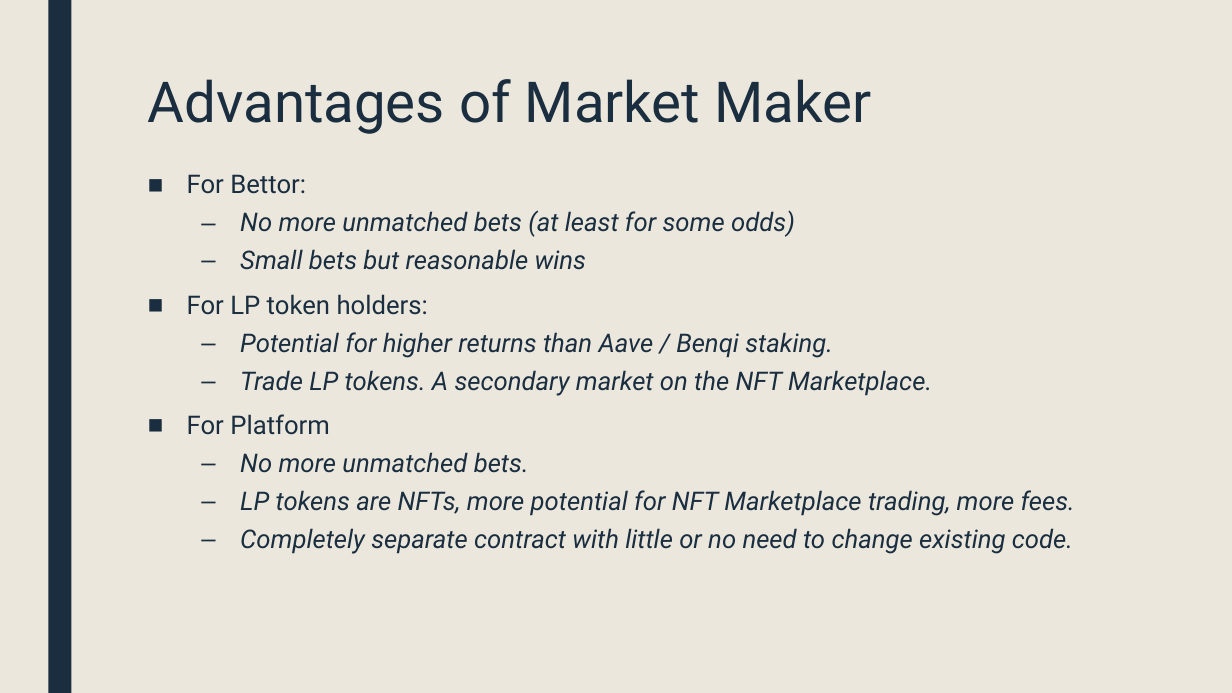
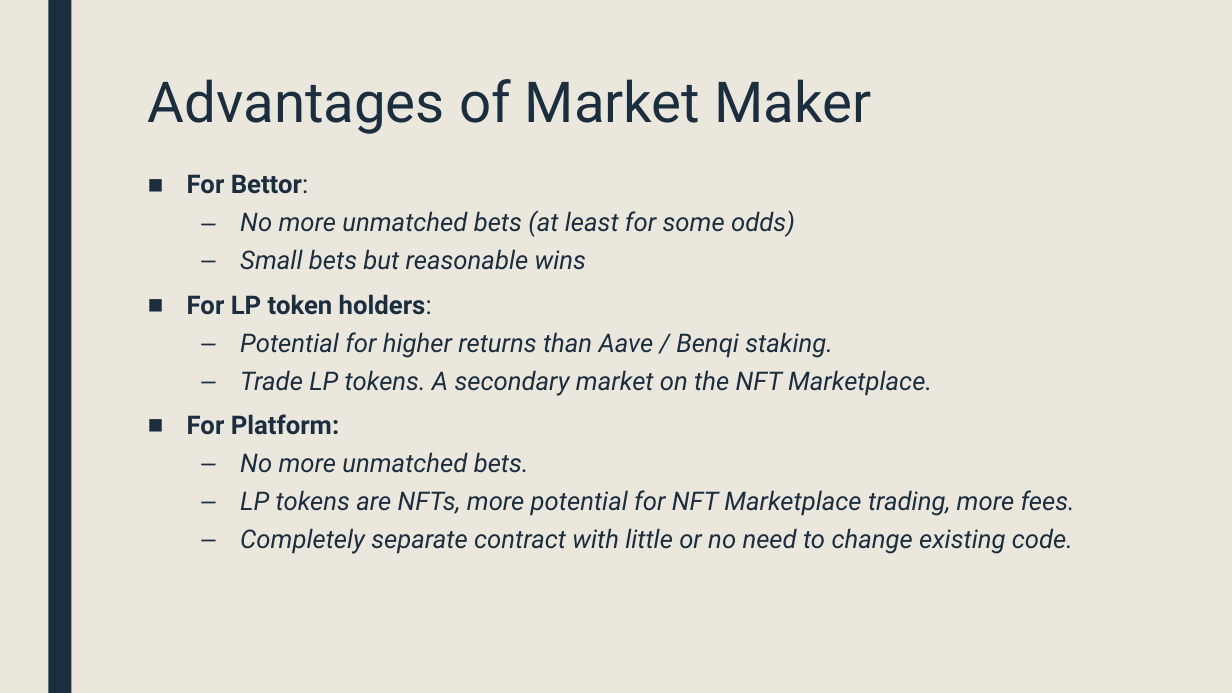
Before and after one commit to Baraa42/footy-oracle, a slide deck: slide 22 of FootyOracle-MoralisAvax.pptx. Drawn at 1232x693 pixels with LibreOffice and Linux fonts; fonts in the diff are those of the drawing. Boxes give left, top, right and bottom in pixels: in the first picture for what was removed or moved away, otherwise in the second. Text is boxed around its words. In the diff, an @@ line names an element or a change of style, - is before the commit and + after.

```diff
--- a/FootyOracle-MoralisAvax.pptx
+++ b/FootyOracle-MoralisAvax.pptx
@@ text at (x1=187, y1=174, x2=432, y2=315): bold on in "For Bettor:", "For LP token holders:" @@
@@ text at (x1=187, y1=414, x2=340, y2=435): text changed; bold on @@
-■ For Platform
+■ For Platform:
```
Also in this commit, not shown: 12 other slides changed.
